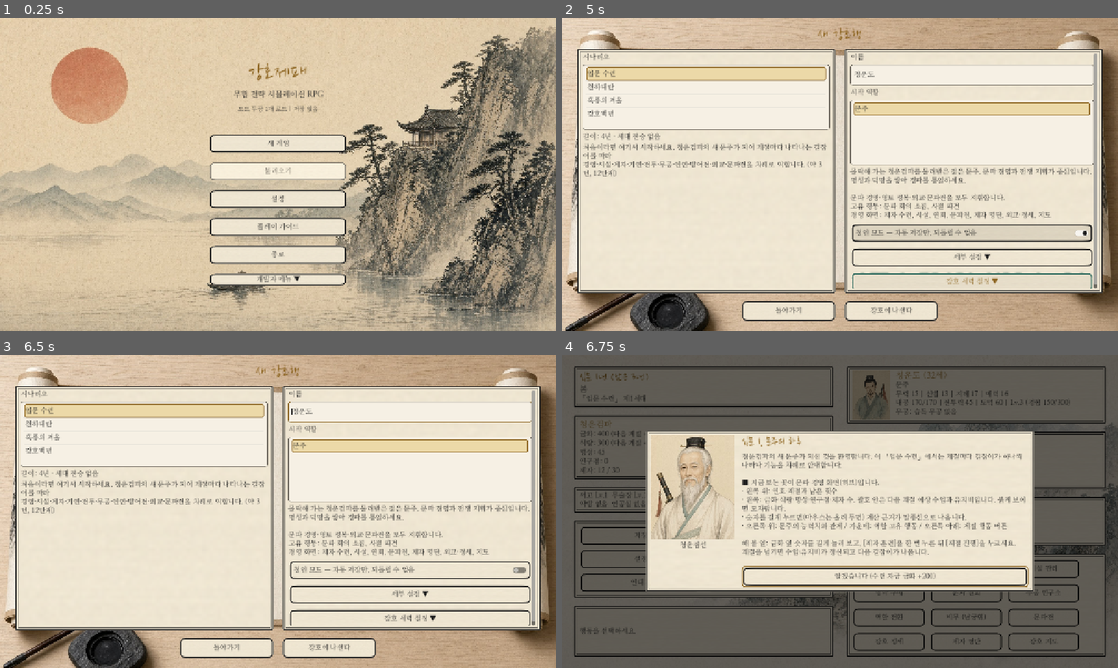
Above: before the commit, frames 1-4 (two rows, left to right).
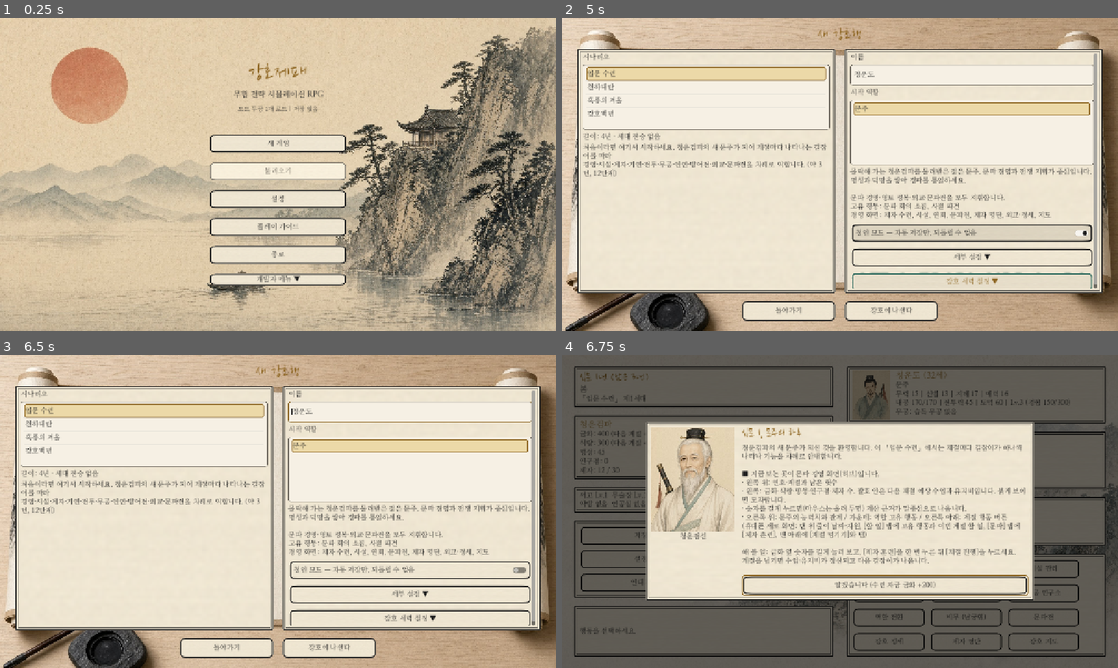
Above: after the commit, the same moments.

Repository: soulfactorx/StrongholdEmpire
Game: Godot game, scene res://scenes/main.tscn
Same seed, same stepped clock (60 frames per second), same inputs: the game is played once before the commit and once after it.
Inputs:
- Up to frame 1 (0.25 s): no input
- Up to frame 2 (5 s): click "새 게임" at 0.5 s; click "철인 모드 — 자동 저장만, 되돌릴 수 없음" at 1.25 s; click "세부 설정 ▼" at 2 s; click "세부 설정 ▲" at 2.75 s; click "강호 세력 설정 ▼" at 3.5 s; click "강호 세력 설정 ▲" at 4.25 s
- Up to frame 3 (6.5 s): click "돌아가기" at 5 s; click "새 게임" at 5.75 s
- Up to frame 4 (6.75 s): click "강호에 나선다" at 6.5 s

Frames 1-3 are identical in both runs. In frame 4, 14% of the frame differs, in the area x 15-85%, y 21-79%.

Commit message:
세로 화면: 기연·길잡이 창이 화면 밖으로 잘리던 것 수정
- 기연 창은 초상화를 글 왼쪽에 두고 폭을 900으로 넓혀, 세로 화면(720)에서 오른쪽이 잘렸다.
  세로에서는 초상화를 작게(112×140) 위에 두고 글을 아래에 두며, 창 폭을 화면 폭에 맞춘다.
- 입문 수련 첫 길잡이에 세로 화면에서의 위치 안내(맨 위 줄·할 일 탭·문파 탭·계절 넘기기)를 더했다.

Co-Authored-By: Claude Opus 5.5 <noreply@anthropic.com>
Claude-Session: https://claude.ai/code/session_01XbdTiwmV8RT66UTYn7Aesn

Diff:
--- a/data/scenarios/tutorial/events/tut_01_hub.json
+++ b/data/scenarios/tutorial/events/tut_01_hub.json
@@ -1,7 +1,7 @@
 {
   "id": "tut_01_hub",
   "title": "입문 1. 문주의 하루",
-  "description": "청운검파의 새 문주가 되신 것을 환영합니다. 이 「입문 수련」에서는 계절마다 …(212 unchanged characters)…  관계 / 가운데: 역할 고유 행동 / 오른쪽 아래: 계절 행동 버튼\n\n해 볼 일: 금화 옆 숫자를 길게 눌러 보고, [제자 훈련]을 한 번 누른 뒤 [계절 진행]을 누르세요.\n계절을 넘기면 수입·유지비가 정산되고 다음 길잡이가 나옵니다.",
+  "description": "청운검파의 새 문주가 되신 것을 환영합니다. 이 「입문 수련」에서는 계절마다 …(212 unchanged characters)…  관계 / 가운데: 역할 고유 행동 / 오른쪽 아래: 계절 행동 버튼\n(휴대폰 세로 화면: 맨 위 줄이 날짜·자원, [할 일] 탭에 고유 행동과 이번 계절 할 일, [문파] 탭에 [제자 훈련], 맨 아래에 [계절 넘기기]와 탭)\n\n해 볼 일: 금화 옆 숫자를 길게 눌러 보고, [제자 훈련]을 한 번 누른 뒤 [계절 진행]을 누르세요.\n계절을 넘기면 수입·유지비가 정산되고 다음 길잡이가 나옵니다.",
   "can_repeat": false,
   "priority": true,
   "conditions": [
--- a/scripts/Tests/test_ui.gd
+++ b/scripts/Tests/test_ui.gd
@@ -467,6 +467,10 @@
 	hub.show_page("world")
 	_check(hub._action_buttons["MapButton"].is_visible_in_tree() and hub.world_report_label.text.contains("강호 동향"), "탭: 강호 쪽에 지도·동향")
 	_check(hub._action_buttons["AdvanceTurnButton"].custom_minimum_size.y >= 60, "계절 넘기기는 크게, 늘 보임")
+	# 기연 창: 세로에서는 초상화를 위에, 글을 아래에 (옆에 두면 화면 밖으로 잘린다)
+	hub.event_popup.show_event(EventManager.get_definitions()[0].to_popup_dict())
+	_check(hub.event_popup.title_label.get_parent().get_parent() is VBoxContainer and hub.event_popup.portrait.custom_minimum_size.x < 192, "세로 기연 창: 초상화 위, 글 아래")
+	hub.event_popup.visible = false
 	# 역할에 따라 버튼 숨김은 세로에서도 그대로
 	gm.apply_role_transition(CharacterData.Role.WANDERER)
 	await process_frame
--- a/scripts/UI/event_popup.gd
+++ b/scripts/UI/event_popup.gd
@@ -14,23 +14,27 @@
 
 
 ## 내용 왼쪽에 초상화 자리를 만든다. (한 번만)
+## 세로(휴대폰)에서는 화면이 좁으므로 초상화를 작게 위에 두고 글을 그 아래에 둔다.
 func _ensure_portrait() -> void:
 	if portrait:
 		return
 	var content: Control = title_label.get_parent()
 	var panel: Node = content.get_parent()
-	var row := HBoxContainer.new()
-	row.add_theme_constant_override("separation", 16)
+	var narrow: bool = LayoutMode.is_portrait()
+	var row: BoxContainer = VBoxContainer.new() if narrow else HBoxContainer.new()
+	row.add_theme_constant_override("separation", 8 if narrow else 16)
 	panel.add_child(row)
 	row.owner = content.owner
 	portrait = TextureRect.new()
-	portrait.custom_minimum_size = Vector2(192, 240)
+	portrait.custom_minimum_size = Vector2(112, 140) if narrow else Vector2(192, 240)
 	portrait.expand_mode = TextureRect.EXPAND_IGNORE_SIZE
 	portrait.stretch_mode = TextureRect.STRETCH_KEEP_ASPECT_CENTERED
 	portrait.size_flags_vertical = Control.SIZE_SHRINK_BEGIN
 	# 초상화 그림에는 이름이 없으므로 아래에 이름을 단다.
 	var portrait_box := VBoxContainer.new()
 	portrait_box.size_flags_vertical = Control.SIZE_SHRINK_BEGIN
+	if narrow:
+		portrait_box.size_flags_horizontal = Control.SIZE_SHRINK_CENTER
 	portrait_box.add_child(portrait)
 	portrait_name = Label.new()
 	portrait_name.horizontal_alignment = HORIZONTAL_ALIGNMENT_CENTER
@@ -40,8 +44,8 @@
 	content.size_flags_horizontal = Control.SIZE_EXPAND_FILL
 	# reparent는 owner를 지켜 %이름 찾기가 계속 된다.
 	content.reparent(row, false)
-	# 초상화 옆 글 칸이 좁지 않게 팝업을 넓힌다.
-	(panel as Control).custom_minimum_size.x = 900
+	# 초상화 옆 글 칸이 좁지 않게 팝업을 넓힌다. (세로 화면에서는 화면 폭에 맞춘다)
+	LayoutMode.fit_width(panel as Control, 900)
 	desc_scroll = ScrollContainer.new()
 	desc_scroll.horizontal_scroll_mode = ScrollContainer.SCROLL_MODE_DISABLED
 	content.add_child(desc_scroll)
